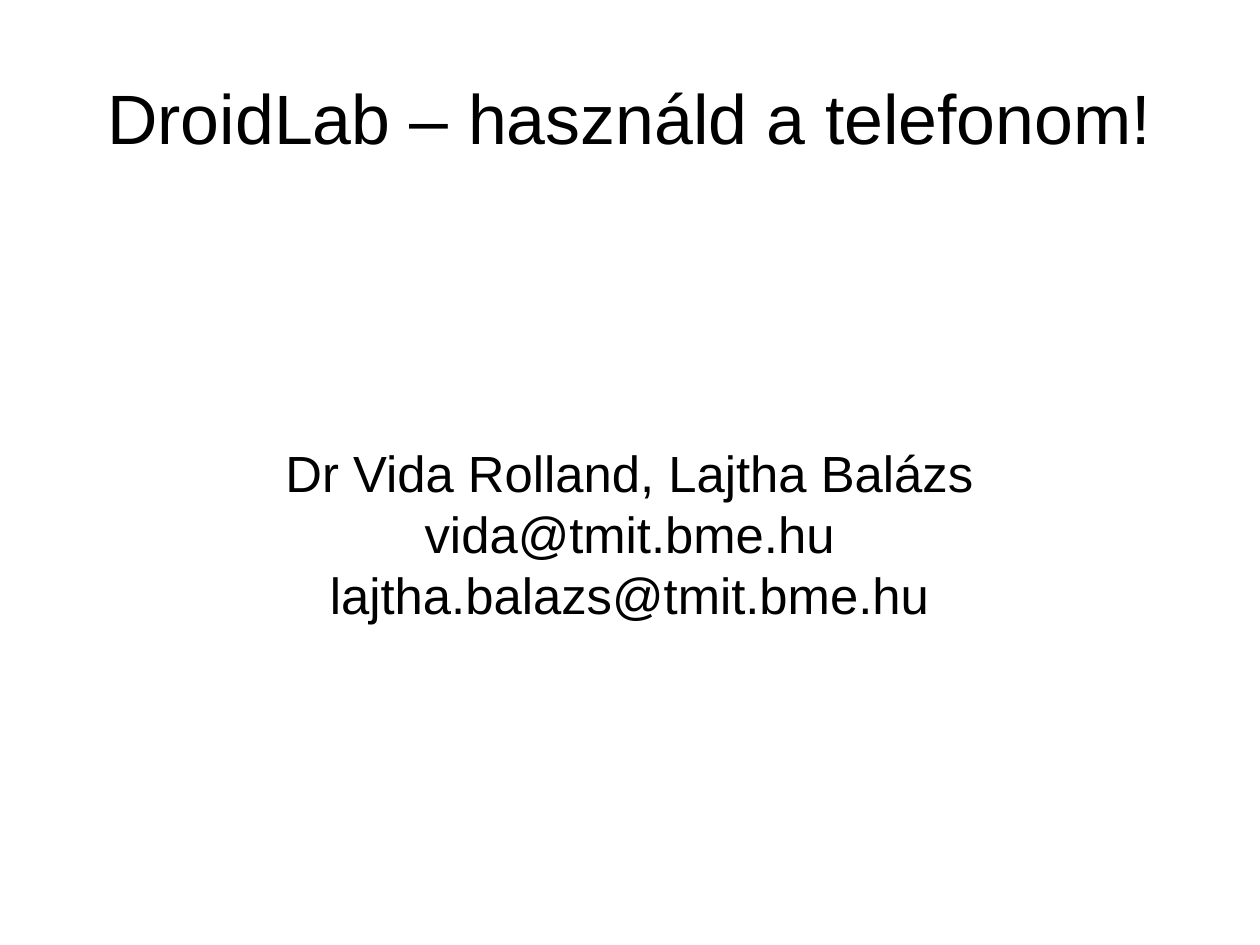
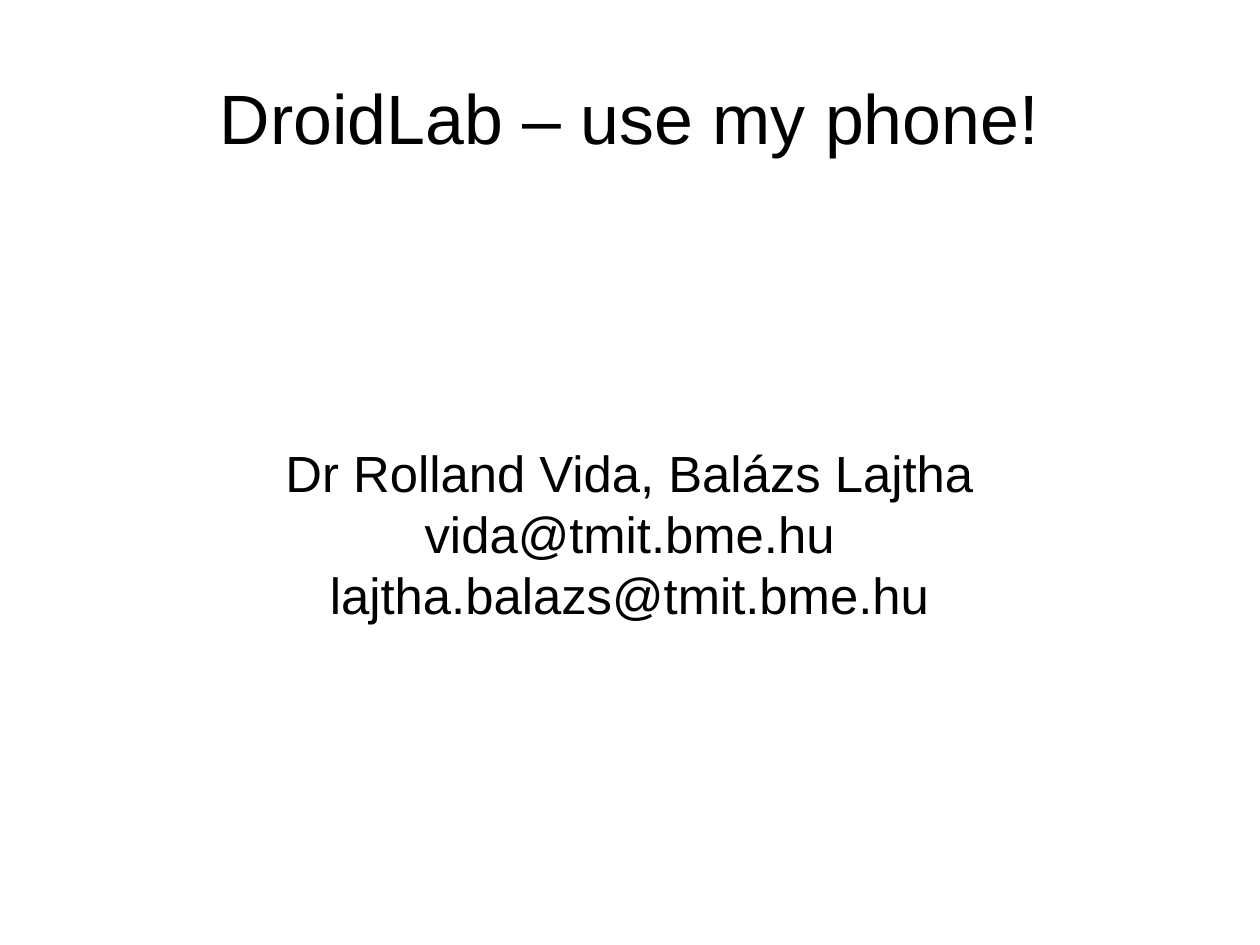
Before and after one commit to edudroid/ICTDroidLab, a slide deck: slide 1 of docs/hasznald_a_telefonom/droid_lab_hasznald_a_telefonom.odp. Drawn at 1260x945 pixels with LibreOffice and Linux fonts; fonts in the diff are those of the drawing. Boxes give left, top, right and bottom in pixels: in the first picture for what was removed or moved away, otherwise in the second. Text is boxed around its words. In the diff, an @@ line names an element or a change of style, - is before the commit and + after.

```diff
--- a/docs/hasznald_a_telefonom/droid_lab_hasznald_a_telefonom.odp
+++ b/docs/hasznald_a_telefonom/droid_lab_hasznald_a_telefonom.odp
@@ title at box(220, 93, 1038, 157): text changed @@
-DroidLab – használd a telefonom!
+DroidLab – use my phone!
@@ subtitle at box(285, 454, 973, 502): text changed @@
-Dr Vida Rolland, Lajtha Balázs
+Dr Rolland Vida, Balázs Lajtha
```
Also in this commit, not shown: 1 other slide changed, 1 slide added, 1 slide removed, 9 other files.
